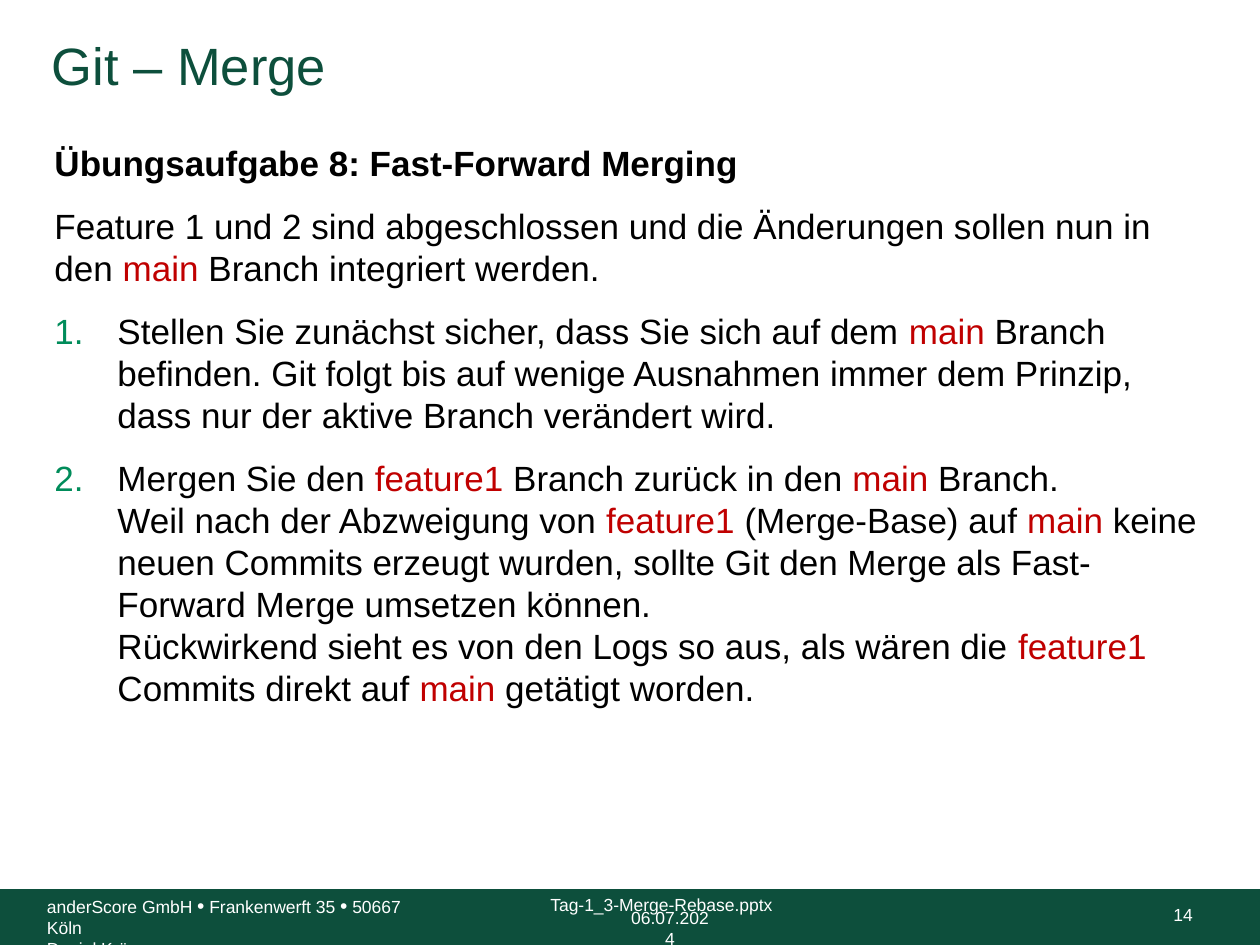
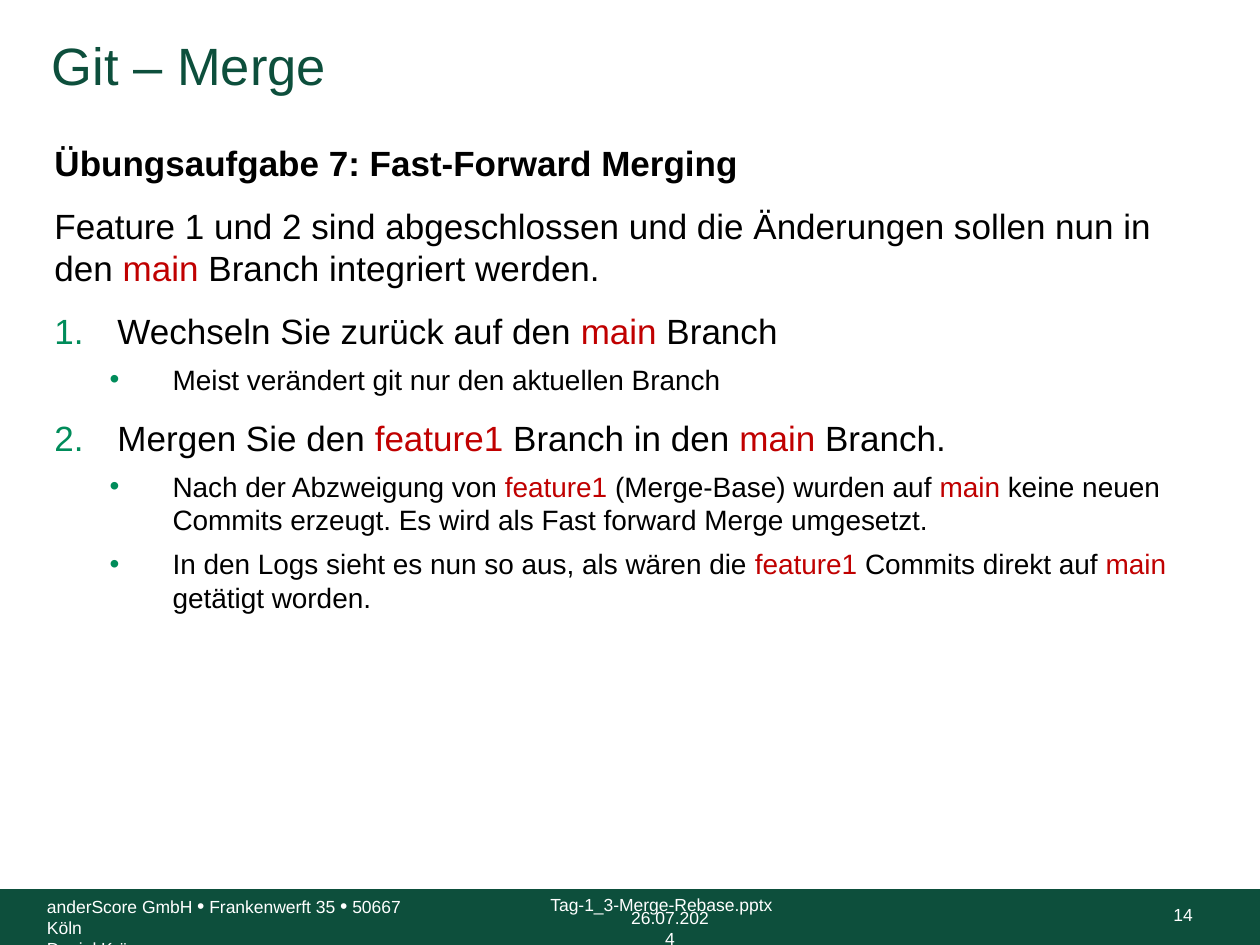
Before and after one commit to anderscore-gmbh/gitlab, a slide deck: slide 14 of slides/Tag-1_3-Merge-Rebase.pptx. Drawn at 1260x945 pixels with LibreOffice and Linux fonts; fonts in the diff are those of the drawing; background and template pictures are left out. Boxes give left, top, right and bottom in pixels: in the first picture for what was removed or moved away, otherwise in the second. Text is boxed around its words. In the diff, an @@ line names an element or a change of style, - is before the commit and + after.

```diff
--- a/slides/Tag-1_3-Merge-Rebase.pptx
+++ b/slides/Tag-1_3-Merge-Rebase.pptx
@@ text at bbox=[54, 148, 737, 183]: text changed @@
-Übungsaufgabe 8: Fast-Forward Merging
+Übungsaufgabe 7: Fast-Forward Merging
@@ text at bbox=[117, 318, 1167, 613]: text changed; size 20 to 16 pt @@
-1. Stellen Sie zunächst sicher, dass Sie sich auf dem main Branch befinden. Git folgt bis auf wenige Ausnahmen immer dem Prinzip, dass nur der aktive Branch verändert wird.
-2. Mergen Sie den feature1 Branch zurück in den main Branch.
-   Weil nach der Abzweigung von feature1 (Merge-Base) auf main keine neuen Commits erzeugt wurden, sollte Git den Merge als Fast-Forward Merge umsetzen können.
-   Rückwirkend sieht es von den Logs so aus, als wären die feature1 Commits direkt auf main getätigt worden.
+1. Wechseln Sie zurück auf den main Branch
+  • Meist verändert git nur den aktuellen Branch
+2. Mergen Sie den feature1 Branch in den main Branch.
+  • Nach der Abzweigung von feature1 (Merge-Base) wurden auf main keine neuen Commits erzeugt. Es wird als Fast forward Merge umgesetzt.
+  • In den Logs sieht es nun so aus, als wären die feature1 Commits direkt auf main getätigt worden.
@@ text at bbox=[631, 911, 709, 924]: text changed @@
-06.07.2024
+26.07.2024
```
Also in this commit, not shown: 117 other slides changed, 1 other file.
